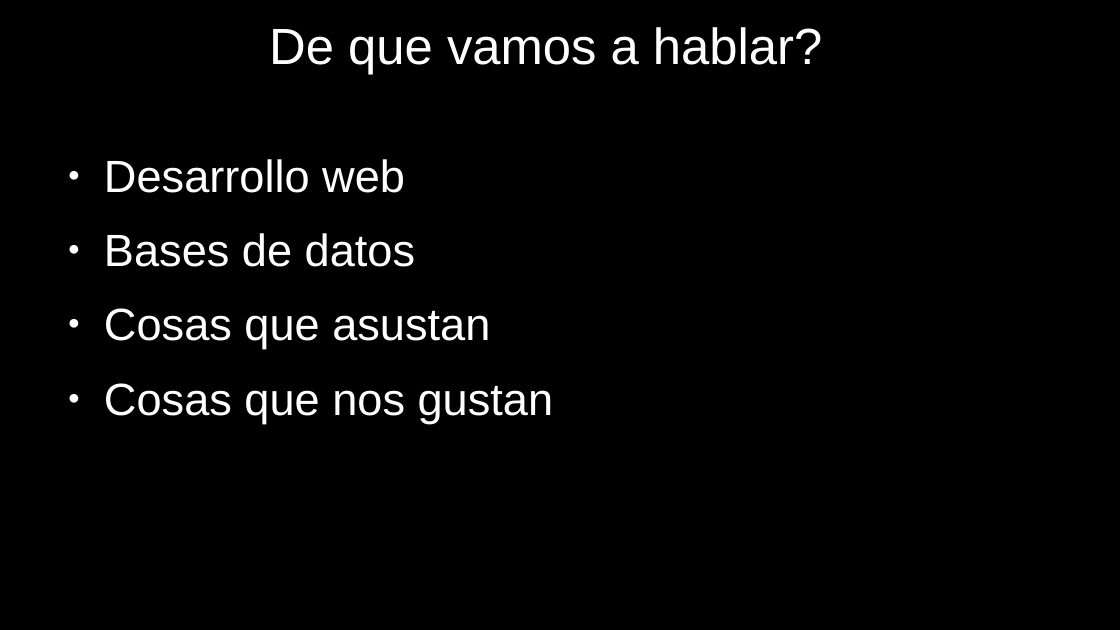
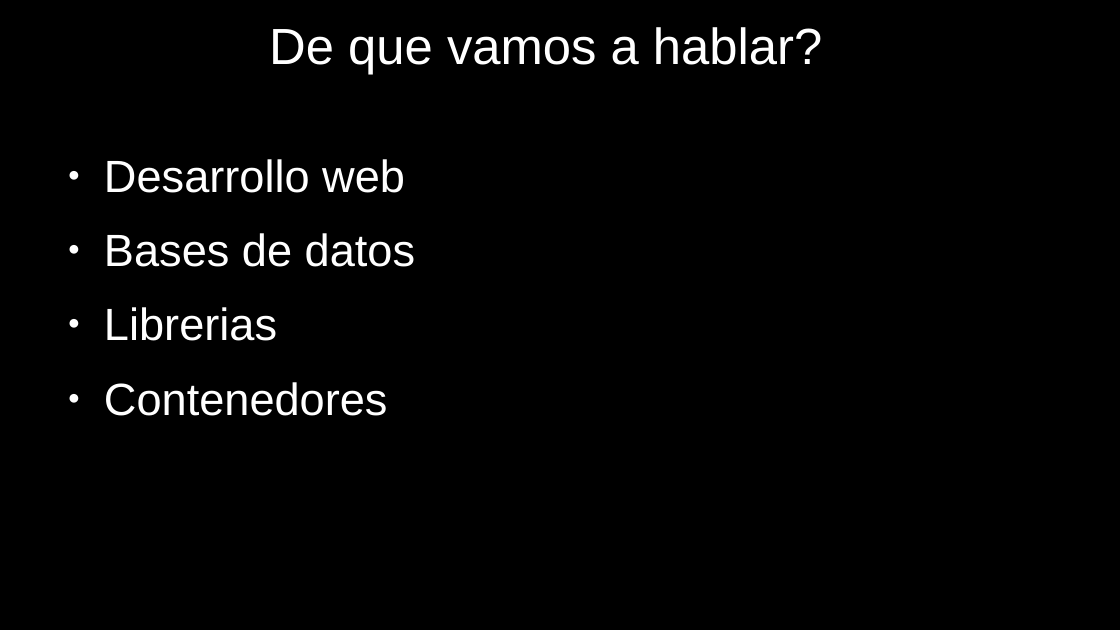
Before and after one commit to marcomansilla/flisol2020-zero-to-hero, a slide deck: slide 4 of diapos.odp. Drawn at 1120x630 pixels with LibreOffice and Linux fonts; fonts in the diff are those of the drawing; background and template pictures are left out. Boxes give left, top, right and bottom in pixels: in the first picture for what was removed or moved away, otherwise in the second. Text is boxed around its words. In the diff, an @@ line names an element or a change of style, - is before the commit and + after.

```diff
--- a/diapos.odp
+++ b/diapos.odp
@@ text at (104,307,388,416): text changed @@
-● Cosas que asustan
-● Cosas que nos gustan
+● Librerias
+● Contenedores
```
Also in this commit, not shown: 5 other slides changed, 4 other files.
